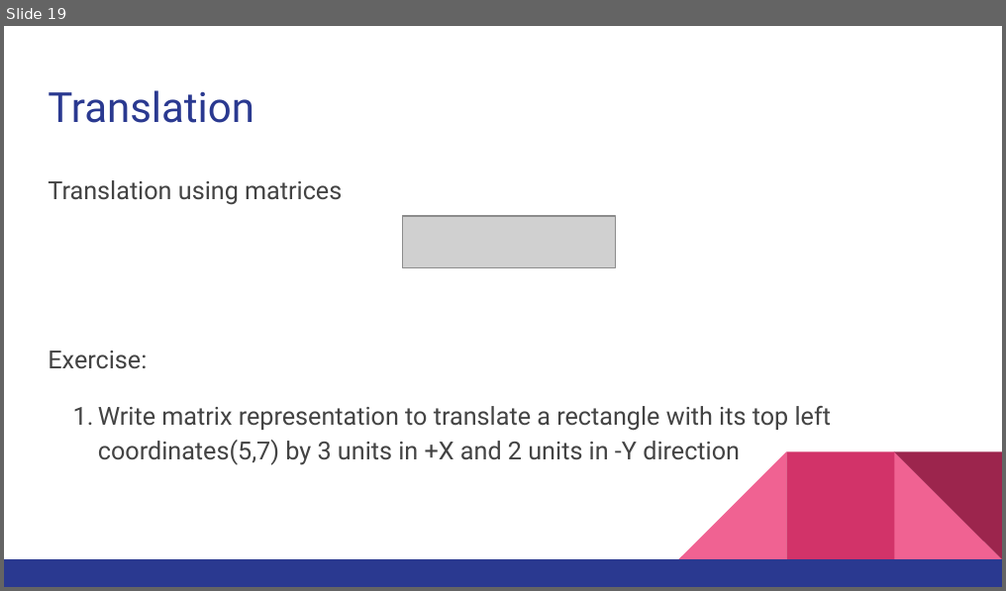
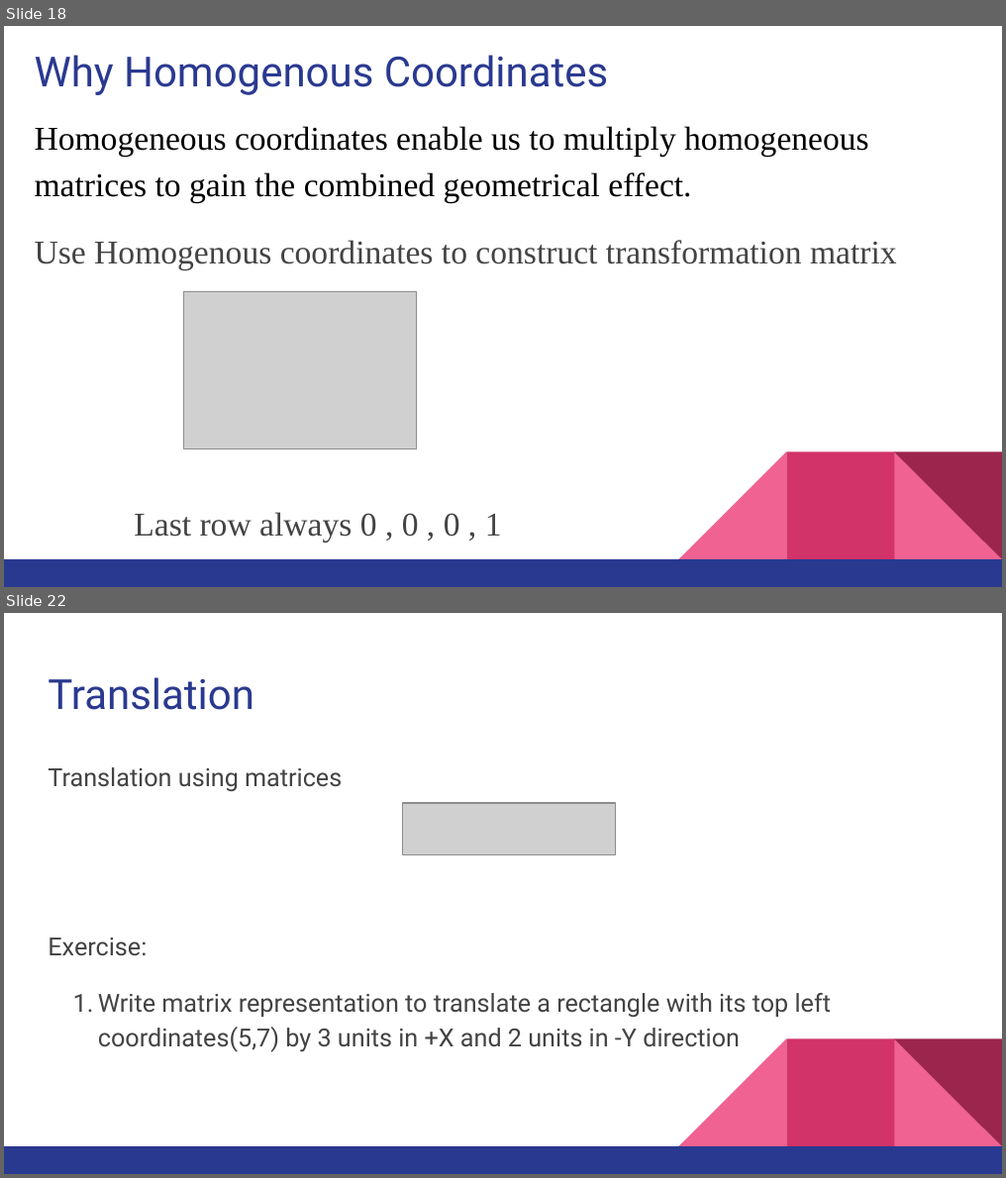
Before and after one commit to CodeChix-OpenSource/CodeChix-Technical-Curriculums, a slide deck: VMware-CodeHouse/PixieGo/Slides/Instructor_Curriculum.pptx. Shown one above the other, each under a label of ours: slide 19 before the commit, slides 18 and 22 after it; the slides between them are not shown. The pictures are 1006x591 and 1006x1178 pixels, drawn with LibreOffice and Linux fonts; fonts in the diff are those of the drawing; grey boxes stand for pictures. Boxes give left, top, right and bottom in pixels: in the first picture for what was removed or moved away, otherwise in the second. Text is boxed around its words. In the diff, an @@ line names an element or a change of style, - is before the commit and + after.

```diff
--- a/VMware-CodeHouse/PixieGo/Slides/Instructor_Curriculum.pptx
+++ b/VMware-CodeHouse/PixieGo/Slides/Instructor_Curriculum.pptx
@@ slide 18 added at bbox=[4, 26, 1002, 587], background #FFFFFF; not listed: 5 template elements that a slide beside it also shows @@
@@ title added at bbox=[35, 55, 608, 95], 30 pt, text #2A3990 @@
+Why Homogenous Coordinates
@@ text added at bbox=[35, 126, 897, 543], 24 pt, text #000000 @@
+Homogeneous coordinates enable us to multiply homogeneous matrices to gain the combined geometrical effect.
+Use Homogenous coordinates to construct transformation matrix
+Last row always 0 , 0 , 0 , 1
@@ picture added at bbox=[183, 292, 416, 449] @@
@@ what was slide 19 is now slide 22 @@
```
Also in this commit, not shown: 27 slides changed, 12 other slides added, 10 slides removed, 18 other files.
